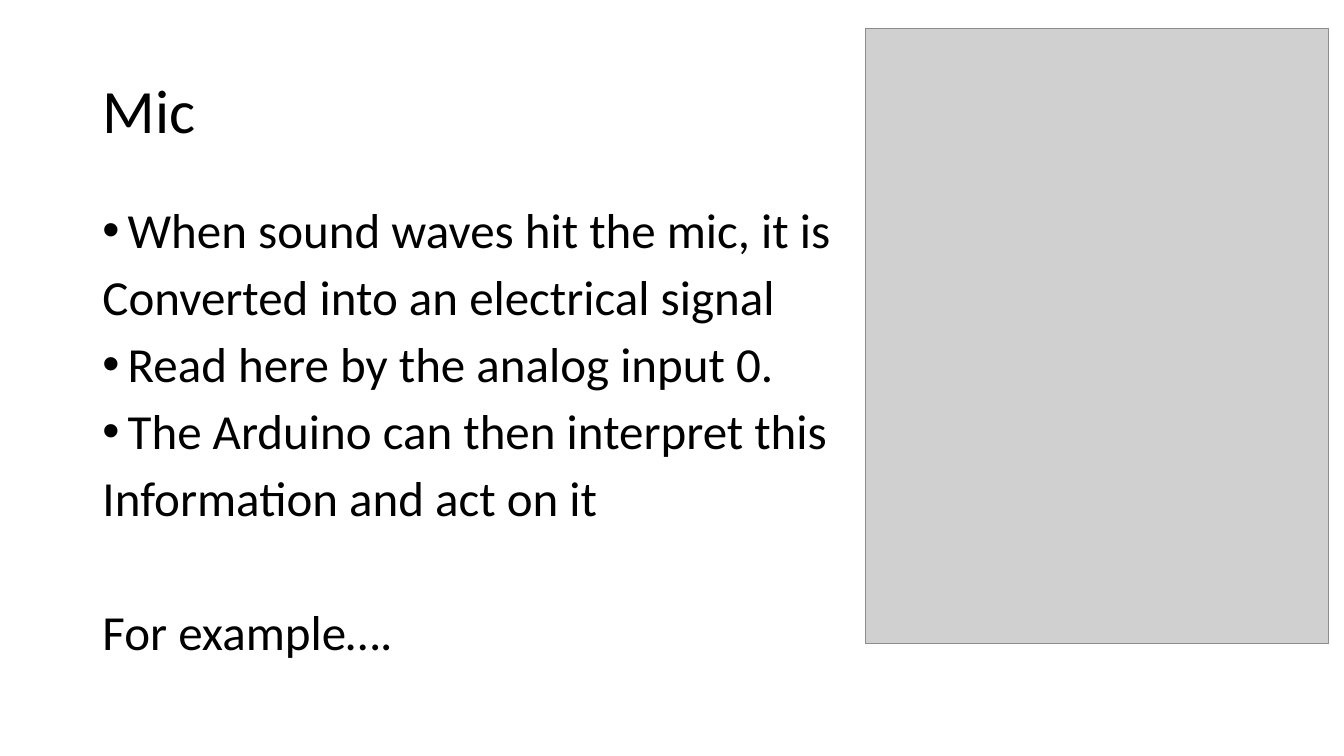
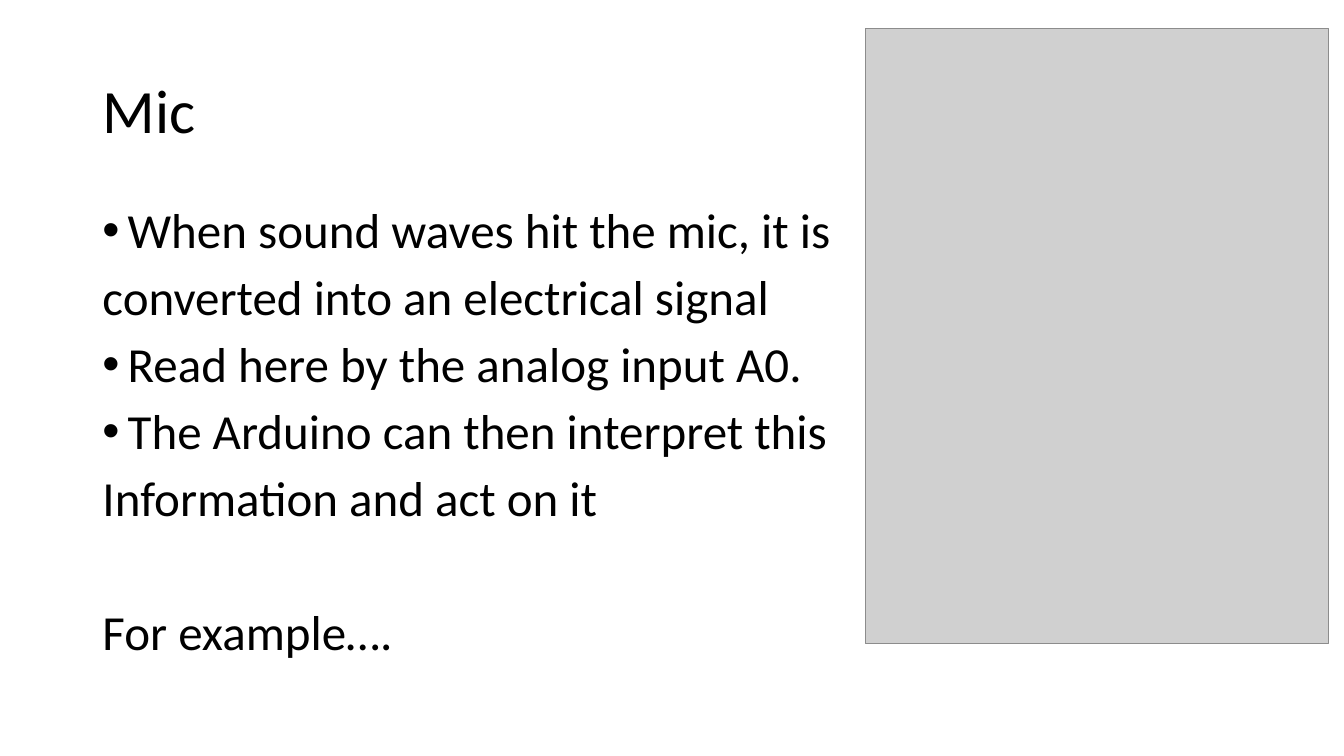
Before and after one commit to rchatrath7/PDH-Workshops, a slide deck: slide 8 of vishal-sensors-lecture/Sensor Lecture.pptx (slide 9 before the commit). Drawn at 1344x756 pixels with LibreOffice and Linux fonts; fonts in the diff are those of the drawing; grey boxes stand for pictures. Boxes give left, top, right and bottom in pixels: in the first picture for what was removed or moved away, otherwise in the second. Text is boxed around its words. In the diff, an @@ line names an element or a change of style, - is before the commit and + after.

```diff
--- a/vishal-sensors-lecture/Sensor Lecture.pptx
+++ b/vishal-sensors-lecture/Sensor Lecture.pptx
@@ text at (102, 281, 802, 391): text changed @@
-Converted into an electrical signal
-• Read here by the analog input 0.
+converted into an electrical signal
+• Read here by the analog input A0.
```
Also in this commit, not shown: 5 other slides changed, 1 slide added, 2 slides removed.
